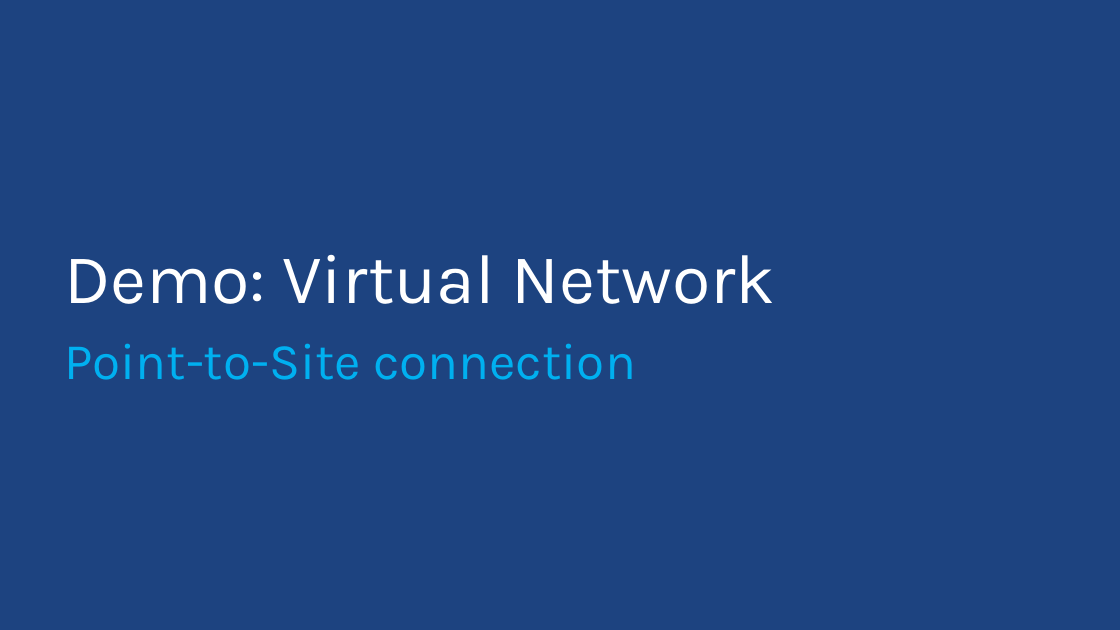
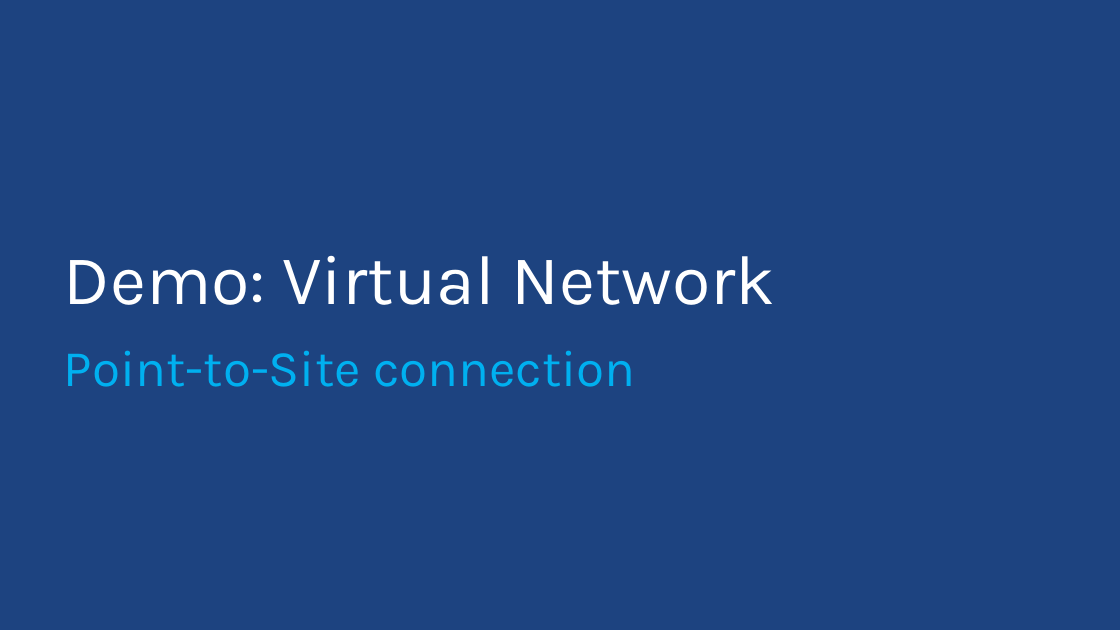
Before and after one commit to ThessalonikiNet-MeetUp/globalazurebootcamp2015, a slide deck: slide 21 of Nikos Tzelvenzis - Azure IaaS/Presentation/IaaS.pptx (slide 44 before the commit). Drawn at 1120x630 pixels with LibreOffice and Linux fonts; fonts in the diff are those of the drawing; background and template pictures are left out. Boxes give left, top, right and bottom in pixels: in the first picture for what was removed or moved away, otherwise in the second. Text is boxed around its words. In the diff, an @@ line names an element or a change of style, - is before the commit and + after.

Commit message:
Συμπλήρωση Presentation και διόρθώσεις στο Demo APP

```diff
--- a/Nikos Tzelvenzis - Azure IaaS/Presentation/IaaS.pptx
+++ b/Nikos Tzelvenzis - Azure IaaS/Presentation/IaaS.pptx
@@ text "Point-to-Site connection" at (64,351,636,387): line spacing 0.9 to 1; less space between paragraphs @@
```
Also in this commit, not shown: 19 other slides changed, 2 slides added, 25 slides removed, 10 other files.
